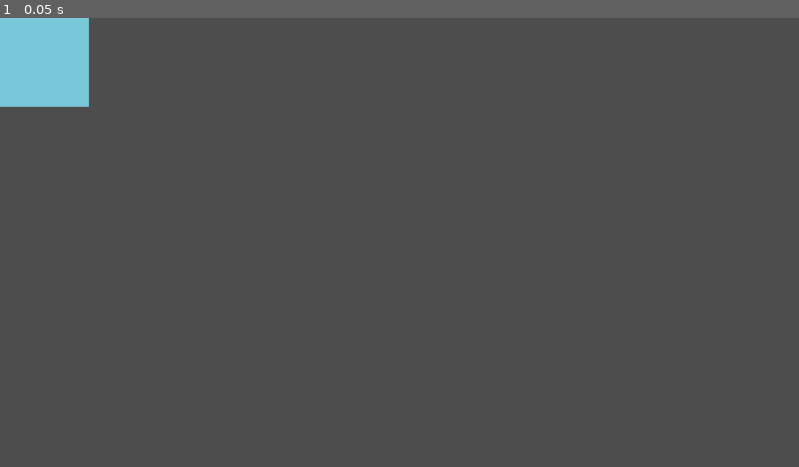
Above: before the commit, frame 1.
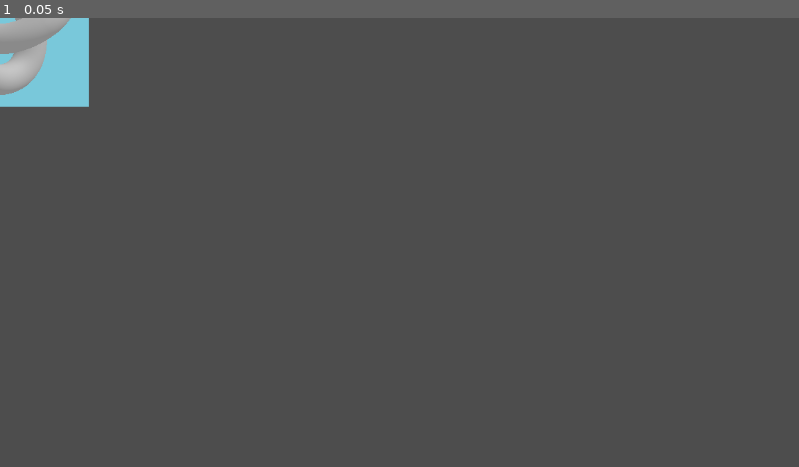
Above: after the commit, the same moment.

Repository: AbsoluteZer0527/My-first-3D-Godot-game
Game: Godot game, scene res://Scenes/original.tscn
Same seed, same stepped clock (60 frames per second), same inputs: the game is played once before the commit and once after it.
Inputs:
- Up to frame 1 (0.05 s): no input

The runs differ from the first frame. In frame 1, 0.9% of the frame differs, in the area x 0-9%, y 0-18%.

Commit message:
Created a subviewport element to project 3D element onto the 2D scene.

Diff:
--- a/2d-shader/Scenes/original.tscn
+++ b/2d-shader/Scenes/original.tscn
@@ -15,16 +15,32 @@
 ambient_light_source = 2
 ambient_light_color = Color(1, 1, 1, 1)
 
+[sub_resource type="ViewportTexture" id="ViewportTexture_yd1f6"]
+viewport_path = NodePath("SubViewport")
+
 [node name="Scene" type="Node"]
 
 [node name="Background" type="Sprite2D" parent="."]
 texture = SubResource("GradientTexture2D_3vs1d")
 
-[node name="MeshInstance3D" type="MeshInstance3D" parent="."]
+[node name="SubViewport" type="SubViewport" parent="."]
+transparent_bg = true
+
+[node name="MeshInstance3D" type="MeshInstance3D" parent="SubViewport"]
 mesh = ExtResource("2_4sp6t")
+skeleton = NodePath("../..")
 
-[node name="DirectionalLight3D" type="DirectionalLight3D" parent="."]
-transform = Transform3D(0.707107, -0.5, 0.5, 0, 0.707107, 0.707107, -0.707107, -0.5, 0.5, 0, 30, 0)
+[node name="DirectionalLight3D" type="DirectionalLight3D" parent="SubViewport"]
+transform = Transform3D(0.7071068, -0.49999994, 0.5000001, 0, 0.70710695, 0.7071067, -0.7071068, -0.49999994, 0.5000001, 0, 30, 0)
 
-[node name="WorldEnvironment" type="WorldEnvironment" parent="."]
+[node name="WorldEnvironment" type="WorldEnvironment" parent="SubViewport"]
 environment = SubResource("Environment_ugs4f")
+
+[node name="Camera3D" type="Camera3D" parent="SubViewport"]
+transform = Transform3D(1, 0, 0, 0, 1, 0, 0, 0, 1, 0, -1.0947895, 45.36833)
+projection = 1
+size = 30.0
+
+[node name="Sprite2D" type="Sprite2D" parent="."]
+scale = Vector2(0.50097656, 0.50097656)
+texture = SubResource("ViewportTexture_yd1f6")
Not shown: 1 places in 2d-shader/Scenes/original.tscn that only renumber resources
